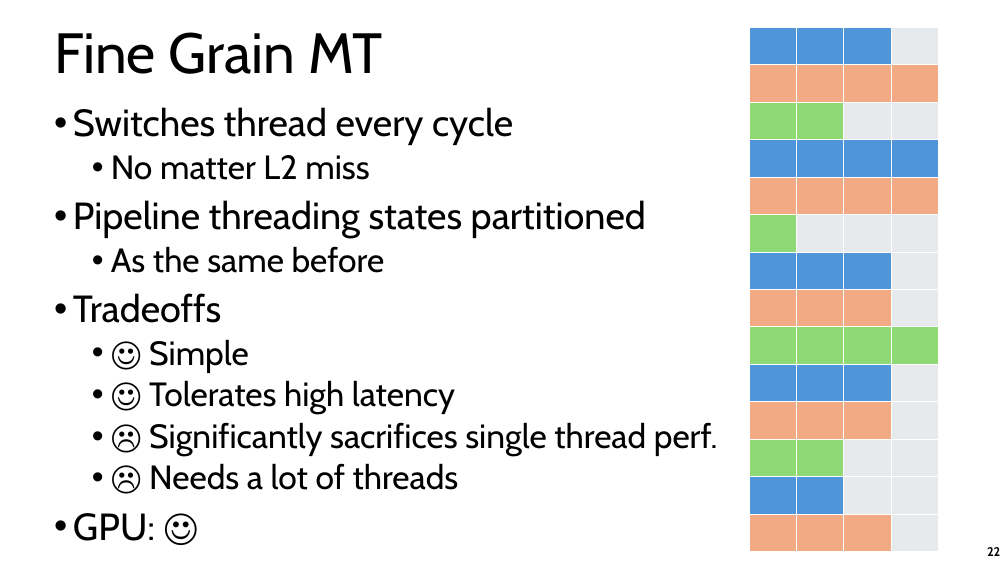
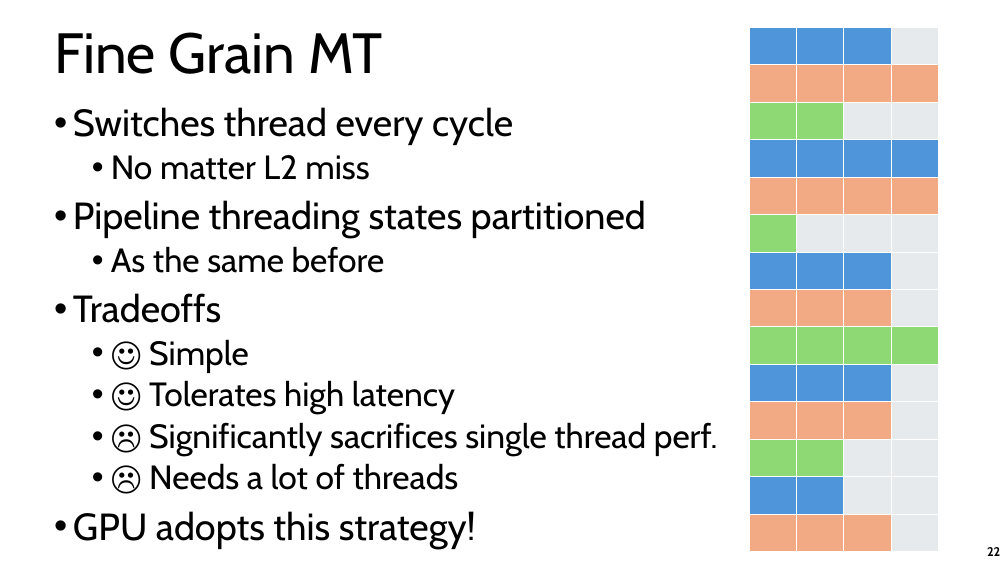
Before and after one commit to were/sys-arch, a slide deck: slide 22 of w6d2-mt.pptx. Drawn at 1008x567 pixels with LibreOffice and Linux fonts; fonts in the diff are those of the drawing. Boxes give left, top, right and bottom in pixels: in the first picture for what was removed or moved away, otherwise in the second. Text is boxed around its words. In the diff, an @@ line names an element or a change of style, - is before the commit and + after.

```diff
--- a/w6d2-mt.pptx
+++ b/w6d2-mt.pptx
@@ text at bbox=[73, 511, 476, 549]: text changed @@
-• GPU: ☺
+• GPU adopts this strategy!
```
Also in this commit, not shown: 1 slide added, 2 other files.
